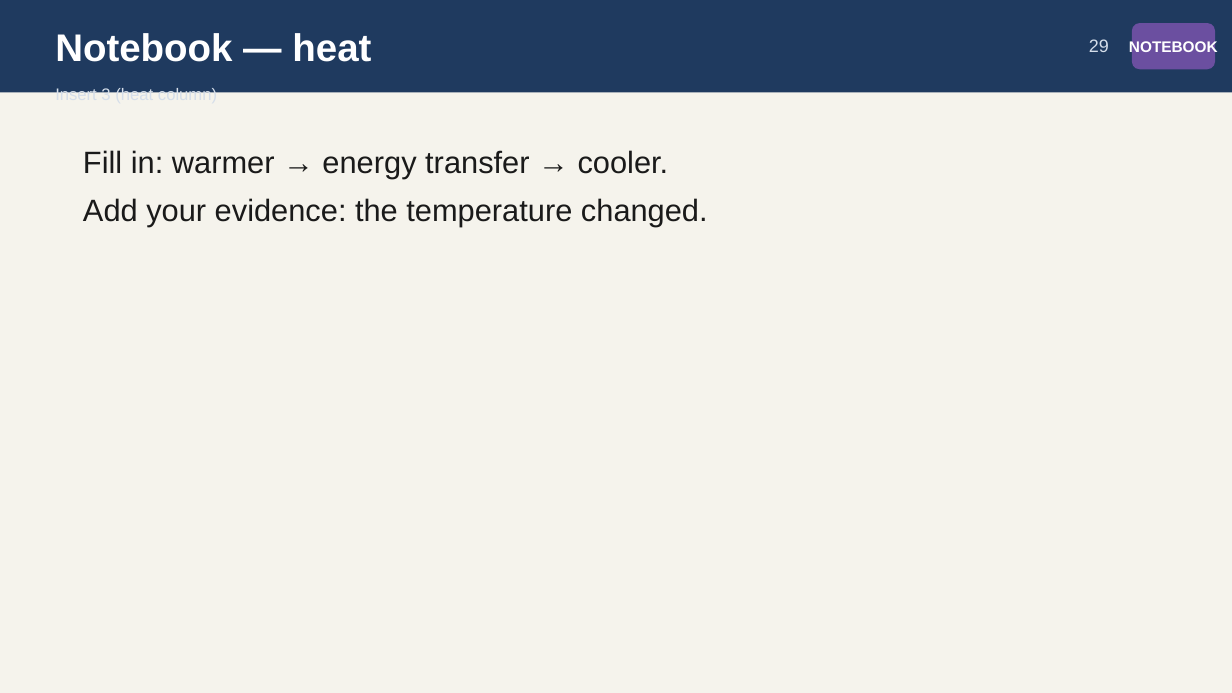
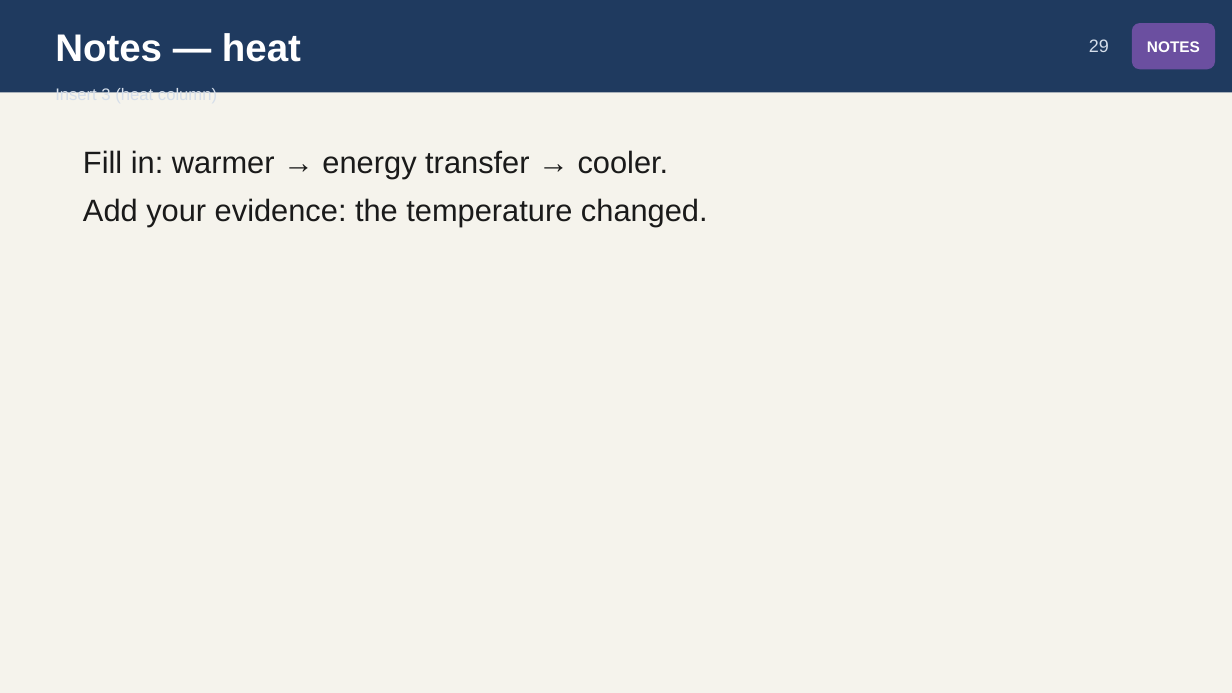
Before and after one commit to owenreagan-cyber/grade-4-energy-transfer-transformation, a slide deck: slide 29 of production/slides/04-ch4-energy-transfer-slides.pptx. Drawn at 1232x693 pixels with LibreOffice and Linux fonts; fonts in the diff are those of the drawing. Boxes give left, top, right and bottom in pixels: in the first picture for what was removed or moved away, otherwise in the second. Text is boxed around its words. In the diff, an @@ line names an element or a change of style, - is before the commit and + after.

```diff
--- a/production/slides/04-ch4-energy-transfer-slides.pptx
+++ b/production/slides/04-ch4-energy-transfer-slides.pptx
@@ text at box(55, 33, 301, 62): text changed @@
-Notebook — heat
+Notes — heat
@@ text in rounded rectangle at box(1147, 41, 1200, 52): text changed @@
-NOTEBOOK
+NOTES
```
Also in this commit, not shown: 13 other slides changed, 10 other files.
